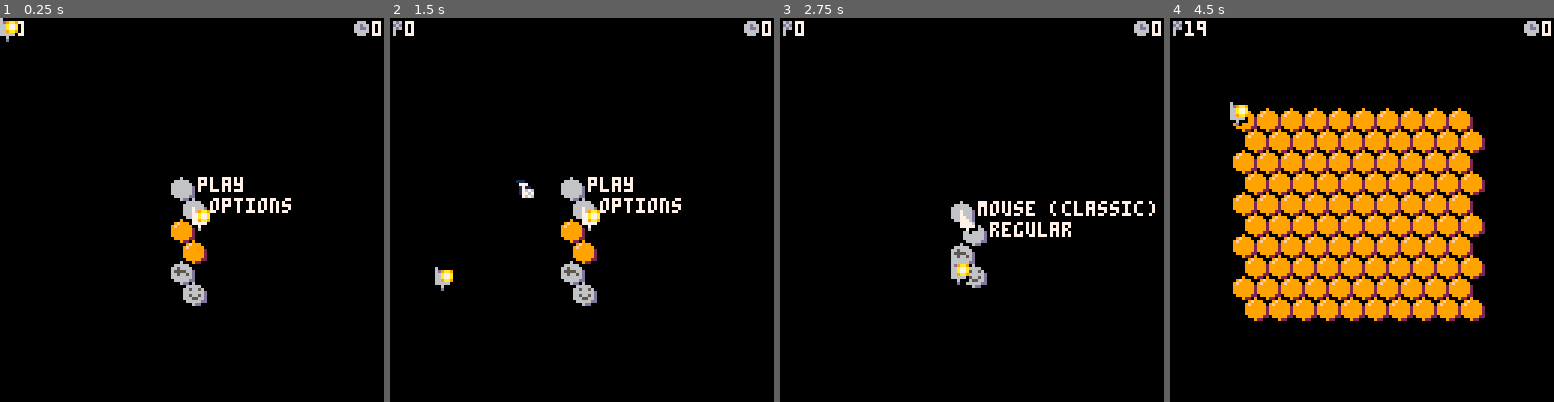
Above: before the commit, frames 1-4 (left to right).
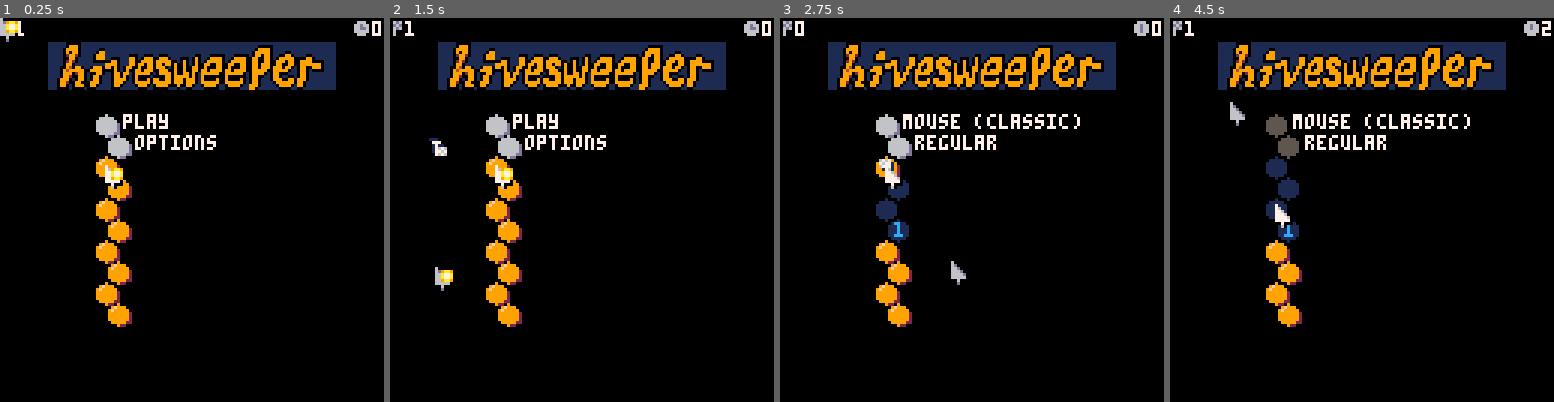
Above: after the commit, the same moments.

Repository: seaspaces27/hivesweeper-p8
Game: PICO-8 cartridge hivesweeper.p8
Two runs of this game, one before a commit and one after it. Both use one fixed random seed, a clock stepped at 60 frames per second and the inputs below.
Inputs (mouse positions are in pixels of both pictures, inside the frame that each line leads up to):
- Up to frame 1 (0.25 s): no input
- Up to frame 2 (1.5 s): tap X (X key) at 0.33, 1.07 s; click (670, 121) at 0.67 s; tap O (Z key) at 0.7 s; click (436, 267) at 1.22 s
- Up to frame 3 (2.75 s): hold Right 1.6-2.1 s; tap O (Z key) at 1.7, 2.1, 2.5 s; click (887, 114) at 1.77 s; tap X (X key) at 1.85 s; hold Up 2.15-2.42 s; click (952, 259) at 2.32 s; hold Right from 2.47 s (still down)
- Up to frame 4 (4.5 s): click (1404, 106) at 2.87 s; tap O (Z key) every 0.4 s from 2.9 to 4.1 s; tap X (X key) at 2.97, 4.08 s; release Right at 3.03 s; hold Left 3.08-3.58 s; click (1465, 256) at 3.42 s; hold Down 3.63-3.97 s; click (1231, 102) at 3.97 s; hold Right from 4.02 s (still down)

The runs differ from the first frame. In frame 1, 13% of the frame differs, in the area x 4-88%, y 0-81%; in frame 2, 13%; in frame 3, 13%; in frame 4, 35%, in the area x 7-100%, y 0-81%.

Commit message:
multiplayer joining system
players are able to be added. need to lock input when this occurs however, and there should be a way to remove players perhaps

Diff:
--- a/hivesweeper.p8
+++ b/hivesweeper.p8
@@ -9,6 +9,7 @@
  debug=false--true
  unopened=0 total_bees=0
  titlecards={}
+ plrs={1,0,0,0,0,0,0,0}
  init_menu()
 end
 
@@ -31,12 +32,14 @@
   if s.screen==1 then
    s.tiles={"mouse (classic)","regular"}
   end
-  new_hive(1,#menu.tiles+rnd(4))
+  new_hive(1,#menu.tiles+8,nil,
+  32,32)
   for i=1,#menu.tiles do
 	  hives_screen_pos[i].act=i
 	 end
+	 players[1].id=3
   --gamerunning=false
-  end_bits()
+  --end_bits()
  end
  menu:init()
  menu.call=function(s,id)
@@ -61,7 +64,23 @@
 	 end
  end
  menu.upd=function(s)
-
+  for p=0,8 do
+   for b=0,6 do
+    if btn(b,p) then
+     print(b, b*5 + 10, p*7, p+1)
+     if plrs[p+1]==0then
+      --input detected, plr join
+      plrs[p+1]=1
+      sfx(27,#players,
+      -2+#players*2,2)
+
+      local np=add_plr(p+1)
+      np.id=3+p
+      add(players,np)
+     end
+    end
+   end
+  end
  end
  menu.drw=function(s)
   for i=1,#s.tiles do
@@ -70,6 +89,7 @@
    print(s.tiles[i],
    cell[1]+ox,cell[2],7)
   end
+  sspr(8,32,8*12,8*2,16,8)
  end
 end
 
@@ -166,144 +186,7 @@
 function set_plrs(ppl)
  players={}
  for i=1,ppl do
-  local plr={}
-  plr.id=1plr.pl=i-1plr.c=i plr.first_call=true
-  plr.cooldown=0
-  plr.x=64 plr.y=64
-  plr.hin=0plr.vin=0
-  plr.prev_hin=plr.hin
-  plr.prev_hin=plr.hin
-  plr.last_hin=plr.hin
-  plr.a=btn(🅾️,plr.pl)plr.b=0plr.ap=0plr.bp=0
-  plr.pressing=nil
-  plr.togo=plr.id
-  plr.prev_a=0
-  plr.upd=function(s)
-   --get controls
-   s.hin=tonum(btn(➡️,s.pl))-tonum(btn(⬅️,s.pl))
-   s.hinp=tonum(btnp(➡️,s.pl))-tonum(btnp(⬅️,s.pl))
-	  s.vin=tonum(btn(⬇️,s.pl))-tonum(btn(⬆️,s.pl))
-	  s.vinp=tonum(btnp(⬇️,s.pl))-tonum(btnp(⬆️,s.pl))
-	  s.prev_hin=s.hin
-	  s.prev_vin=s.vin
-	  plr.prev_a=s.a
-
-	  s.ap=btnp(🅾️,s.pl)and not s.prev_a s.bp=btnp(❎,s.pl)
-	  s.a=btn(🅾️,s.pl)s.b=btn(❎,s.pl)
-	  if s.ap then
-	   sfx(14)
-	  end
-	  local a_released=(s.prev_a and not s.a)
-	  if a_released then
-	   if s.pressing then
-	    hives_screen_pos[s.id].pressing=false
-	    s.pressing=nil
-	   end
-	  end
-	  if s.cooldown==0then --move speed
-	   local cl=8
-	  	local adj=neighbours(s.id)
-		 	if s.vin==1 then --down
-		 	 s.togo=transpose(s.id,
-			 	 (s.hin==1and "br")or
-			 	 (s.hin==-1and "bl")or
-			 	 (s.hin==0and
-			 	  (s.last_hin==1and "br")or
-			 	  (s.last_hin==-1and "bl")
-			 	))
-			 	--go to empty space
-			 	if transpose(s.id,"br")==nil then
-			 	 s.togo=transpose(s.id,"bl")
-			 	end
-			 	if transpose(s.id,"bl")==nil then
-			 	 s.togo=transpose(s.id,"br")
-			 	end
-			 	--s.cooldown=(s.togo~=s.id)and cl or s.cooldown
-		 	end
-		 	if s.vin==-1 then --up
-		 	 s.togo=transpose(s.id,
-			 	 (s.hin==1and "tr")or
-			 	 (s.hin==-1and "tl")or
-			 	 (s.hin==0and
-			 	  (s.last_hin==1and "tr")or
-			 	  (s.last_hin==-1and "tl")
-			 	))
-			 	--go to empty space
-			 	if transpose(s.id,"tr")==nil then
-			 	 s.togo=transpose(s.id,"tl")
-			 	end
-			 	if transpose(s.id,"tl")==nil then
-			 	 s.togo=transpose(s.id,"tr")
-			 	end
-			 	--s.cooldown=(s.togo~=s.id)and cl or s.cooldown
-		 	end
-		 	if s.vin==0then--left right
-		 	 s.togo=transpose(s.id,
-		 	  (s.hin==1and "r")or
-		 	  (s.hin==-1and"l")
-		 	 )
-		 	 --s.cooldown=(s.togo~=s.id)and cl or s.cooldown
-		 	end
-	 	else
-	 	 if(s.cooldown>=1)s.cooldown-=1
-	 	end
-	 	--set cell to pressed
-	 	if s.ap then
-	 	 hives_screen_pos[s.id].pressing=true
-	 	 s.pressing=s.id
-	 	end
-	 	if s.id~=s.togo then --moved
-	 	 local cl=8
-	 	 --s.pressing=nil
-	 	 if s.pressing then
-	 	  hives_screen_pos[s.pressing].pressing=nil
-	 	  s.pressing=s.togo
-	 	  if hives_screen_pos[s.togo]then
-	 	   hives_screen_pos[s.togo].pressing=true
-	 	  end
-	 	 end
-	 	 s.cooldown=(s.togo~=s.id)and cl or s.cooldown
-	 	end
-
-	 	--interactions
-	 	if(a_released) and revealed[s.id]==false and flagfield[s.id]==nil then
-	 	 open_cell(s.id,s.pl)
- 	 elseif (s.a or a_released)and revealed[s.id]==true then--activate neighbours if flags-bee is met
-			 chord_cell(s.id,a_released)
-	 	elseif s.bp and revealed[s.id]==false then
-  	 flag_cell(s.id,s.pl)
-  	end
-
-  	if a_released then
-  	 perform_act(s.id)
-	   s.pressing=nil
-		  hives_screen_pos[s.id].pressing=nil
-		 end
-
-  	--update last non-zero horizontal input
- 	 s.last_hin=s.hin~=0and s.hin or s.last_hin
-	 	s.prev_a=s.a
-	 	s:move()
-  end
-  plr.move=function(s)
-   s.id=min(s.id,#hives_screen_pos)
-	 	local cell=hives_screen_pos[s.id]
-	 	s.x+=((cell[1]+3)-s.x)*.35 //.4
-	 	s.y+=((cell[2]+3)-s.y)*.35 //.7
-  end
-  plr.drw=function(s)
-   pal(6,cols[s.c])
-   pal(13,cols_shade[s.c])
-   local id=17
-   if(s.pressing~=nil)id=18
-   spr(id,s.x,s.y)
-   color(cols[s.c])
-   if s.first_call==true then
-    spr(33,s.x,s.y)
-   end
-   //print("\#2"..s.id.." "..s.cooldown)
-   //print("\#2"..s.hin.." "..s.vin)
-  end
+  local plr=add_plr(i)
   players[i]=plr
  end
 end
@@ -321,7 +204,7 @@
 	add(hives_screen_pos,
 	{x_os+(x*8),y_os+(y*7)})
 end
-function new_hive(wi,hi,bees)
+function new_hive(wi,hi,bees,x,y)
  mines={} sz=wi hi=hi or wi
 	beehive="" hive_size=sz
 	hive_wi=wi or 8
@@ -332,8 +215,8 @@
 	reveal_que={} --cells to be shown
 	--generate hive position on screen
 	hives_screen_pos={}
-	x_os=64-(hive_wi*4)-3
-	y_os=64-(hive_hi*4)+6
+	x_os=x or 64-(hive_wi*4)-3
+	y_os=y or 64-(hive_hi*4)+6
 	for i=0,hexs-1 do
   --hex_pos(i,x_os,y_os)
  end
@@ -667,7 +550,8 @@
     local m_adj=neighbours(s.id)
 	   for i=1,#m_adj do
 	    local n_id=m_adj[i]
-	    if revealed[n_id]==false and (flagfield[n_id]==nil or flagfield[n_id]==0) then
+	    --not_unique=hives_screen_pos[id].act
+	    if revealed[n_id]==false and (flagfield[n_id]==nil or flagfield[n_id]==0)then
 	     --put new mark for cell
 	     --on que, inherit stats
 	     local new_mark=mark_hex(n_id,s.full_t)
@@ -948,6 +832,165 @@
  not t_end and t_start and((flr(1+time()-t_start)%4)*4)or 0
  sspr(0,16+to,5,5,128-l-6,ty)
 end
+-->8
+--player code
+
+function add_plr(i)
+	local plr={}
+	plr.id=1plr.pl=i-1plr.c=i plr.first_call=true
+	plr.cooldown=0
+	plr.x=64 plr.y=64
+	plr.hin=0plr.vin=0
+	plr.prev_hin=plr.hin
+	plr.prev_hin=plr.hin
+	plr.last_hin=plr.hin
+	plr.a=btn(🅾️,plr.pl)plr.b=0plr.ap=0plr.bp=0
+	plr.pressing=nil
+	plr.togo=plr.id
+	plr.prev_a=0
+	plr.upd=function(s)
+	 --get controls
+	 s.hin=tonum(btn(➡️,s.pl))-tonum(btn(⬅️,s.pl))
+	 s.hinp=tonum(btnp(➡️,s.pl))-tonum(btnp(⬅️,s.pl))
+	 s.vin=tonum(btn(⬇️,s.pl))-tonum(btn(⬆️,s.pl))
+	 s.vinp=tonum(btnp(⬇️,s.pl))-tonum(btnp(⬆️,s.pl))
+	 s.prev_hin=s.hin
+	 s.prev_vin=s.vin
+	 plr.prev_a=s.a
+
+	 s.ap=btnp(🅾️,s.pl)and not s.prev_a s.bp=btnp(❎,s.pl)
+	 s.a=btn(🅾️,s.pl)s.b=btn(❎,s.pl)
+	 if s.ap then
+	  sfx(14)
+	 end
+	 local a_released=(s.prev_a and not s.a)
+	 if a_released then
+	  if s.pressing then
+	   hives_screen_pos[s.id].pressing=false
+	   s.pressing=nil
+	  end
+	 end
+	 if s.cooldown==0then --move speed
+	  local cl=8
+	 	local adj=neighbours(s.id)
+	 	if s.vin==1 then --down
+	 	 s.togo=transpose(s.id,
+		 	 (s.hin==1and "br")or
+		 	 (s.hin==-1and "bl")or
+		 	 (s.hin==0and
+		 	  (s.last_hin==1and "br")or
+		 	  (s.last_hin==-1and "bl")
+		 	))
+		 	--go to empty space
+		 	if transpose(s.id,"br")==nil then
+		 	 s.togo=transpose(s.id,"bl")
+		 	end
+		 	if transpose(s.id,"bl")==nil then
+		 	 s.togo=transpose(s.id,"br")
+		 	end
+		 	--s.cooldown=(s.togo~=s.id)and cl or s.cooldown
+	 	end
+	 	if s.vin==-1 then --up
+	 	 s.togo=transpose(s.id,
+		 	 (s.hin==1and "tr")or
+		 	 (s.hin==-1and "tl")or
+		 	 (s.hin==0and
+		 	  (s.last_hin==1and "tr")or
+		 	  (s.last_hin==-1and "tl")
+		 	))
+		 	--go to empty space
+		 	if transpose(s.id,"tr")==nil then
+		 	 s.togo=transpose(s.id,"tl")
+		 	end
+		 	if transpose(s.id,"tl")==nil then
+		 	 s.togo=transpose(s.id,"tr")
+		 	end
+		 	--s.cooldown=(s.togo~=s.id)and cl or s.cooldown
+	 	end
+	 	if s.vin==0then--left right
+	 	 s.togo=transpose(s.id,
+	 	  (s.hin==1and "r")or
+	 	  (s.hin==-1and"l")
+	 	 )
+	 	 --s.cooldown=(s.togo~=s.id)and cl or s.cooldown
+	 	end
+		else
+		 if(s.cooldown>=1)s.cooldown-=1
+		end
+		--set cell to pressed
+		if s.ap then
+		 hives_screen_pos[s.id].pressing=true
+		 s.pressing=s.id
+		end
+		if s.id~=s.togo then --moved
+		 local cl=8
+		 --s.pressing=nil
+		 if s.pressing then
+		  hives_screen_pos[s.pressing].pressing=nil
+		  s.pressing=s.togo
+		  if hives_screen_pos[s.togo]then
+		   hives_screen_pos[s.togo].pressing=true
+		  end
+		 end
+		 s.cooldown=(s.togo~=s.id)and cl or s.cooldown
+		end
+
+		--interactions
+		if(a_released) and revealed[s.id]==false and flagfield[s.id]==nil then
+		 open_cell(s.id,s.pl)
+	 elseif (s.a or a_released)and revealed[s.id]==true then--activate neighbours if flags-bee is met
+		 chord_cell(s.id,a_released)
+		elseif s.bp and revealed[s.id]==false then
+		 flag_cell(s.id,s.pl)
+		end
+
+		if a_released then
+		 perform_act(s.id)
+	  s.pressing=nil
+	  hives_screen_pos[s.id].pressing=nil
+	 end
+
+		--update last non-zero horizontal input
+	 s.last_hin=s.hin~=0and s.hin or s.last_hin
+		s.prev_a=s.a
+		s:move()
+	end
+	plr.move=function(s)
+	 s.id=min(s.id,#hives_screen_pos)
+		local cell=hives_screen_pos[s.id]
+		s.x+=((cell[1]+3)-s.x)*.35 //.4
+		s.y+=((cell[2]+3)-s.y)*.35 //.7
+	end
+	plr.drw=function(s)
+	 pal(6,cols[s.c])
+	 pal(13,cols_shade[s.c])
+	 local id=17
+	 if(s.pressing~=nil)id=18
+	 spr(id,s.x,s.y)
+	 color(cols[s.c])
+	 if s.first_call==true then
+	  spr(33,s.x,s.y)
+	 end
+	 //print("\#2"..s.id.." "..s.cooldown)
+	 //print("\#2"..s.hin.." "..s.vin)
+	end
+	return plr
+end
+…(15 lines of a section not shown)…
 
 
 
Not shown, changed: 31 lines of the sprite sheet (__gfx__) section of hivesweeper.p8
Not shown, changed: the sound effects (__sfx__) section of hivesweeper.p8
